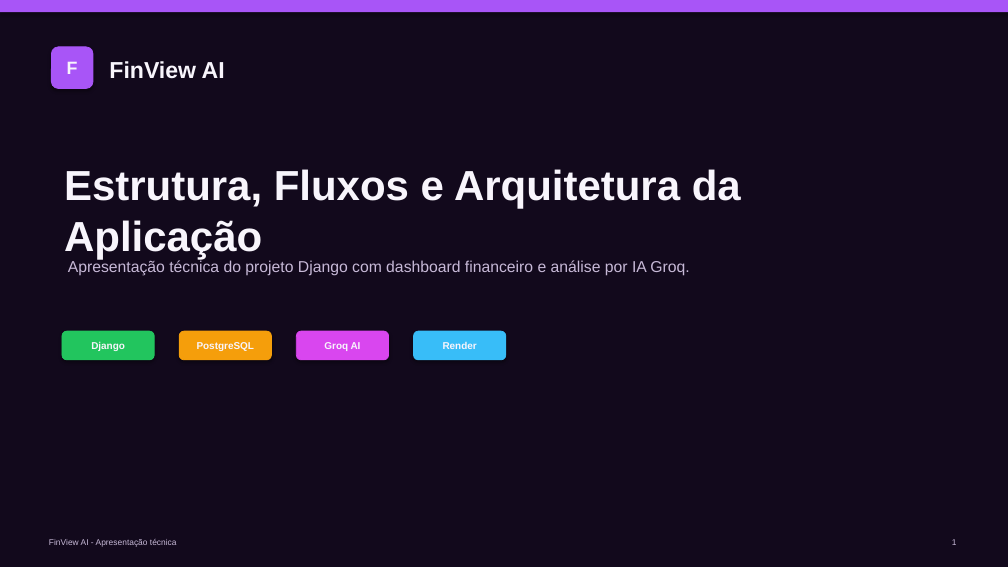
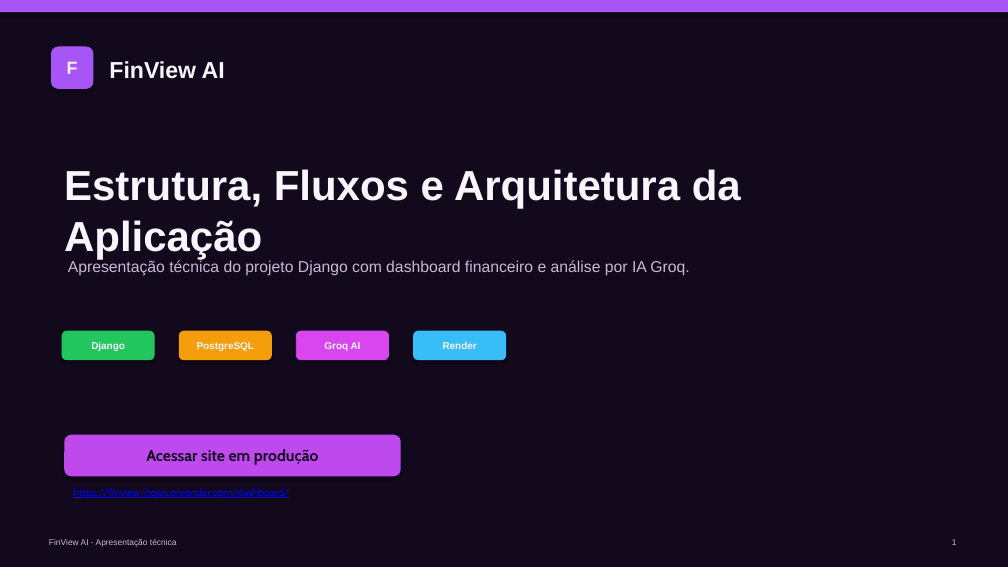
Before and after one commit to ArthurC0sta/FinView, a slide deck: slide 1 of docs/APRESENTACAO_FINVIEW_AI.pptx. Drawn at 1008x567 pixels with LibreOffice and Linux fonts; fonts in the diff are those of the drawing. Boxes give left, top, right and bottom in pixels: in the first picture for what was removed or moved away, otherwise in the second. Text is boxed around its words. In the diff, an @@ line names an element or a change of style, - is before the commit and + after.

Commit message:
adiciona link do site na apresentacao

```diff
--- a/docs/APRESENTACAO_FINVIEW_AI.pptx
+++ b/docs/APRESENTACAO_FINVIEW_AI.pptx
@@ rounded rectangle added at (64,435,401,476), fill #BE4AEE, 15 pt, text #12081F, bold @@
+Acessar site em produção
@@ text added at (73,488,289,499), 10 pt, text #0000FF, underline @@
+https://finview-hqws.onrender.com/dashboard/
```
